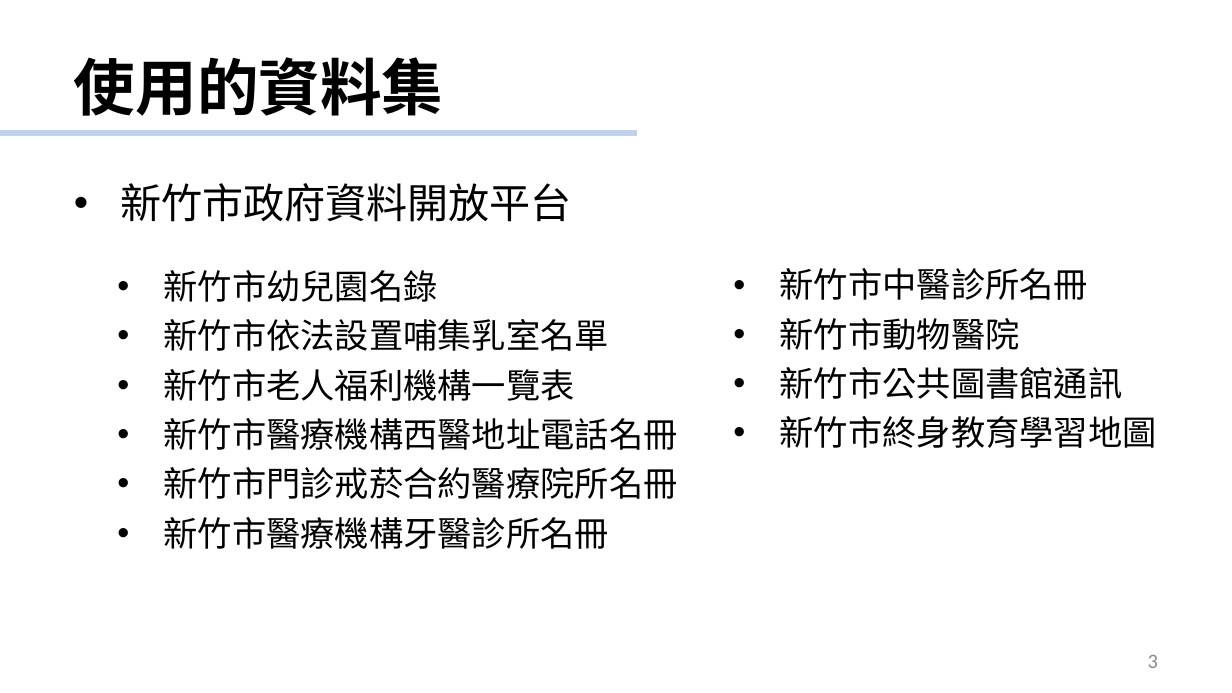
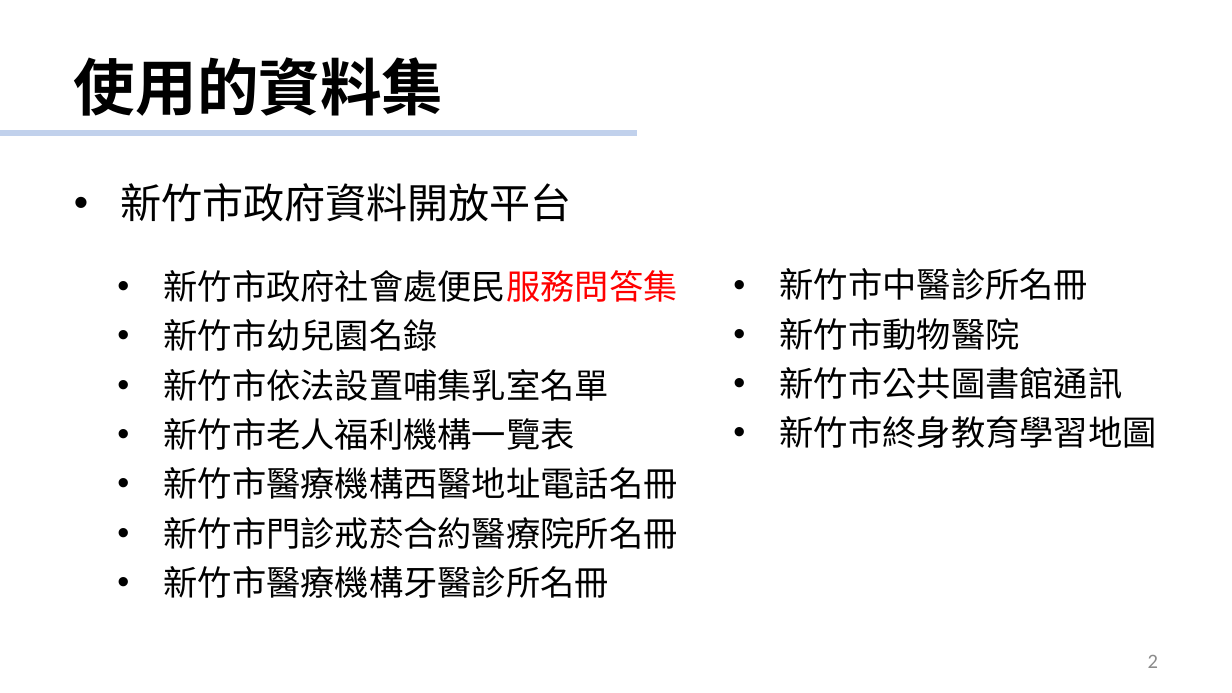
Before and after one commit to GoatWang/HsinchuHackthon_QA1999_Linebot, a slide deck: slide 2 of 新竹市社會處 PIPELINE(New).pptx (slide 3 before the commit). Drawn at 1232x693 pixels with LibreOffice and Linux fonts; fonts in the diff are those of the drawing; background and template pictures are left out. Boxes give left, top, right and bottom in pixels: in the first picture for what was removed or moved away, otherwise in the second. Text is boxed around its words. In the diff, an @@ line names an element or a change of style, - is before the commit and + after.

```diff
--- a/新竹市社會處 PIPELINE(New).pptx
+++ b/新竹市社會處 PIPELINE(New).pptx
@@ text at bbox=[164, 270, 678, 302]: paragraph added @@
+  • 新竹市政府社會處便民服務問答集
@@ page number at bbox=[1148, 655, 1158, 668]: text changed @@
-3
+2
```
Also in this commit, not shown: 2 other slides changed, 3 slides removed, 7 other files.
